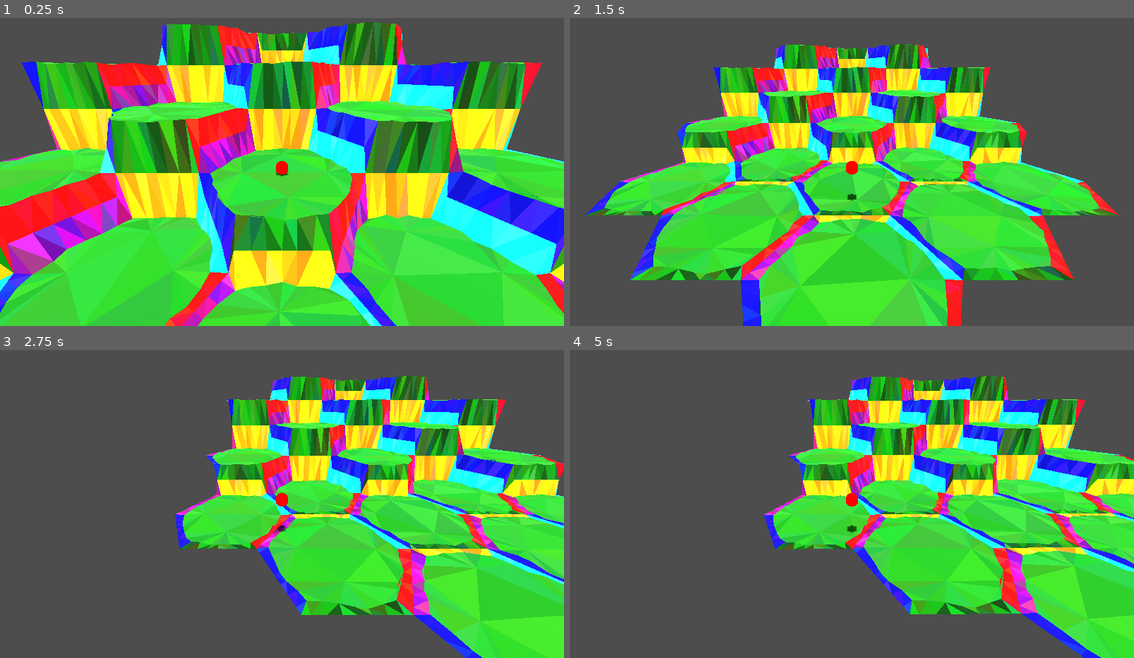
Above: before the commit, frames 1-4 (two rows, left to right).
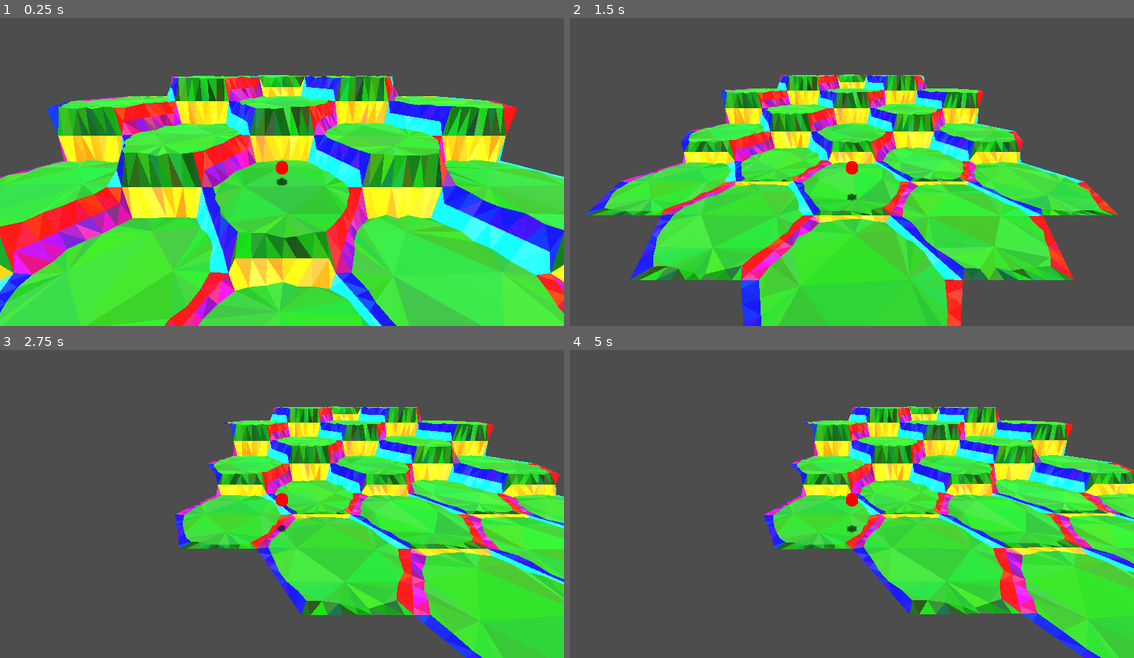
Above: after the commit, the same moments.

Repository: vincentwoelfer/hex
Game: Godot game, scene res://scenes/dev/MapGeneration.tscn
Same seed, same stepped clock (60 frames per second), same inputs: the game is played once before the commit and once after it.
Inputs (mouse positions are in pixels of both pictures, inside the frame that each line leads up to):
- Up to frame 1 (0.25 s): no input
- Up to frame 2 (1.5 s): tap Enter at 0.5 s; move the mouse to (976, 150) at 0.52 s; hold S (move_cam_backward) 0.53-1.28 s; move the mouse to (739, 184) at 1.27 s; tap W (move_cam_forward) at 1.35 s
- Up to frame 3 (2.75 s): move the mouse to (338, 430) at 2.02 s; hold A (move_cam_left) from 2.03 s (still down)
- Up to frame 4 (5 s): move the mouse to (823, 562) at 2.77 s; release A (move_cam_left) at 2.78 s; tap D (move_cam_right) at 2.85 s; move the mouse to (1021, 547) at 3.52 s; hold Q (rotate_cam_left) 3.53-4.28 s; move the mouse to (682, 451) at 4.27 s; tap E (rotate_cam_right) at 4.35 s

The runs differ from the first frame. In frame 1, 59% of the frame differs, in the area x 0-100%, y 1-100%; in frame 2, 31%; in frame 3, 26%; in frame 4, 25%.

Commit message:
Finally fix  triangulation

Diff:
--- a/scenes/dev/MapGeneration.tscn
+++ b/scenes/dev/MapGeneration.tscn
@@ -25,7 +25,7 @@
 [node name="HexConstModifier" parent="." instance=ExtResource("5_7csfd")]
 outer_radius = 3.0
 inner_radius = 2.5
-height = 1.8
+height = 1.2
 transition_height_factor = 0.5
 core_circle_smooth_strength = 0.5
 extra_verts_per_side = 5
--- a/src/GenerateMap.gd
+++ b/src/GenerateMap.gd
@@ -20,14 +20,14 @@
 			var f2: float = sqrt(3.0) / 2.0
 			var f3: float = sqrt(3.0)
 			var north: float = -(f2 * q + f3 * r)
-			var h: int = maxi(0, roundf(north+1) as int)
+			var h: int = maxi(0, roundf(north + 1) as int)
 
 			var hex := HexPos.new(q, r, s)
 			var x := HexPos.hexpos_to_xyz(hex).x
 			var y := HexPos.hexpos_to_xyz(hex).y
 			var hash_: int = hex.hash()
 
-			print("Adding with x/y= %5.2f / %5.2f| q=%d r=%d s=%d hash=%d \t| north= %3.1f | height= %d" % [x, y, hex.q, hex.r, hex.s, hash_, north, h])
+			#print("Adding with x/y= %5.2f / %5.2f| q=%d r=%d s=%d hash=%d \t| north= %3.1f | height= %d" % [x, y, hex.q, hex.r, hex.s, hash_, north, h])
 			map.add_hex(hex, h)
 
 	EventBus.Signal_HexConstChanged.connect(generate_geometry)
@@ -35,6 +35,8 @@
 
 
 func generate_geometry() -> void:
+	var t_start := Time.get_ticks_msec()
+
 	# Remove previous tiles
 	for n in get_children():
 		remove_child(n)
@@ -49,7 +51,8 @@
 			var hex := HexPos.new(q, r, s)
 			create_hex(hex)
 
-	print("Regenerated map tiles!")
+	var t := (Time.get_ticks_msec() - t_start) / 1000.0
+	print("Regenerated map tiles in %.3f sec" % [t])
 
 func create_hex(hex: HexPos) -> void:
 	#print("Creating Hex at q=", hex.q, ", r=", hex.r, ", s=", hex.s)
--- a/src/HexGeometry.gd
+++ b/src/HexGeometry.gd
@@ -59,7 +59,8 @@
 	# Triangulate
 	#########################################
 	self.triangles.clear()
-	self.triangles = triangulate(verts_inner, verts_outer, verts_center)
+	self.triangles += triangulateCenter(verts_center, verts_inner)
+	self.triangles += triangulateOuter(verts_inner, verts_outer)
 
 	# Add triangles to mesh
 	var st: SurfaceTool = SurfaceTool.new()
@@ -140,52 +141,60 @@
 			verts_outer[x].y = y
 
 
-static func triangulate(verts_inner: Array[Vector3], verts_outer: Array[Vector3], verts_center: Array[Vector3]) -> Array[Triangle]:
+static func triangulateCenter(verts_center: Array[Vector3], verts_inner: Array[Vector3], ) -> Array[Triangle]:
 	var tris: Array[Triangle] = []
-
-	#########################################
-	# Triangles for inner Hex Surface
-	#########################################
 	var col := Color.FOREST_GREEN
 
 	# Generate PackedVec2Array
 	var verts_center_packed: PackedVector2Array = []
+	var verts_polygon_packed: PackedVector2Array = []
 	for v in verts_inner:
 		verts_center_packed.append(Util.toVec2(v))
+		verts_polygon_packed.append(Util.toVec2(v))
 	for v in verts_center:
 		verts_center_packed.append(Util.toVec2(v))
 
 	var indices: PackedInt32Array = Geometry2D.triangulate_delaunay(verts_center_packed)
 
-	var n_inner := verts_inner.size()
+	var s_in := verts_inner.size()
 
 	for i in range(0, indices.size(), 3):
+		# Conevert result-indices (i) into original vertex-array indices
 		var i1 := indices[i]
 		var i2 := indices[i + 1]
 		var i3 := indices[i + 2]
 
-		var p1 := verts_inner[i1] if i1 < n_inner else verts_center[i1 - n_inner]
-		var p2 := verts_inner[i2] if i2 < n_inner else verts_center[i2 - n_inner]
-		var p3 := verts_inner[i3] if i3 < n_inner else verts_center[i3 - n_inner]
-
-		# Check if triangle is valid and skip if not. Invalid if:
-		# - Triangle consists of only circle-edge (certs_inner) points
-		# - Triangle points "inwards". e.g. the covered area lies outside of the circle
-		var all_vertices_on_circle := i1 < n_inner and i2 < n_inner and i3 < n_inner
-		if all_vertices_on_circle and HexGeometry.doesTrianglePointsInwards(verts_inner, i1, i2, i3):
+		var p1 := verts_inner[i1] if i1 < s_in else verts_center[i1 - s_in]
+		var p2 := verts_inner[i2] if i2 < s_in else verts_center[i2 - s_in]
+		var p3 := verts_inner[i3] if i3 < s_in else verts_center[i3 - s_in]
+
+		# Check if triangle is valid and skip if not. Invalid if one midpoint is outside of polygon formed by inner_verts
+		var all_vertices_on_circle := i1 < s_in and i2 < s_in and i3 < s_in
+		if all_vertices_on_circle and isTriangleOutsideOfPolygon([p1, p2, p3], verts_polygon_packed):
 			continue
 
 		tris.append(Triangle.new(p1, p2, p3, Util.randColorVariation(col, 0.05)))
 
-	#########################################
-	# Triangles for outer Hex Surface
-	#########################################
+	return tris
+
+
+static func isTriangleOutsideOfPolygon(tri: Array[Vector3], polygon: PackedVector2Array) -> bool:
+	# Check if any of the three midpoints is outside of the polygon
+	var midpoints: Array[Vector3] = [(tri[0] + tri[1]) / 2.0, (tri[0] + tri[2]) / 2.0, (tri[1] + tri[2]) / 2.0]
+	for m in midpoints:
+		if Util.isPointOutsidePolygon(Util.toVec2(m), polygon):
+			return true
+	return false
+
+
+static func triangulateOuter(verts_inner: Array[Vector3], verts_outer: Array[Vector3]) -> Array[Triangle]:
+	var tris: Array[Triangle] = []
 	var s_in := verts_inner.size()
 	var s_out := verts_outer.size()
 
 	# Per Side
 	for x in range(6):
-		col = Util.getDistincHexColor(x)
+		var col := Util.getDistincHexColor(x)
 
 		# start inner
 		var i := x * (1 + HexConst.extra_verts_per_side)
--- a/src/Util.gd
+++ b/src/Util.gd
@@ -105,3 +105,51 @@
 
 static func getHexVertex(r: float, angle: float, smooth_strength: float = 0.0) -> Vector3:
 	return vec3FromRadiusAngle(getHexRadius(r, angle, smooth_strength), angle)
+
+
+######################################################
+# Array stuff
+######################################################
+static func isArrayConsecutive(arr: Array, N: int) -> bool:
+	# Sort the array
+	var sorted_arr := arr.duplicate()
+	sorted_arr.sort()
+
+	# Check consecutive elements considering wrap-around
+	for i in range(1, sorted_arr.size()):
+		if (sorted_arr[i]) % N != (sorted_arr[i - 1] + 1) % N:
+			return false
+
+	return true
+
+
+static func isPointOnEdge(point: Vector2, p1: Vector2, p2: Vector2) -> bool:
+	# Check if point lies on the line segment (p1, p2)
+	if is_equal_approx(point.distance_to(p1) + point.distance_to(p2), p1.distance_to(p2)):
+		return true
+	return false
+
+
+static func isPointOutsidePolygon(point: Vector2, polygon: PackedVector2Array) -> bool:
+	# First, check if the point lies on any of the polygon's edges
+	for i in range(polygon.size()):
+		var p1 := polygon[i]
+		var p2 := polygon[(i + 1) % polygon.size()]
+		if isPointOnEdge(point, p1, p2):
+			return false # The point is on the polygon outline -> counts as inside
+
+	# Ray-casting method for point containment
+	var num_intersections := 0
+
+	for i in range(polygon.size()):
+		var p1 := polygon[i]
+		var p2 := polygon[(i + 1) % polygon.size()]
+
+		# Check if the ray from 'point' to the right intersects the edge (p1, p2)
+		if ((p1.y > point.y) != (p2.y > point.y)):
+			var x_intersection := (p2.x - p1.x) * (point.y - p1.y) / (p2.y - p1.y) + p1.x
+			if point.x < x_intersection:
+				num_intersections += 1
+
+	# If the number of intersections is odd, the point is inside; if even, it's outside
+	return num_intersections % 2 == 0
